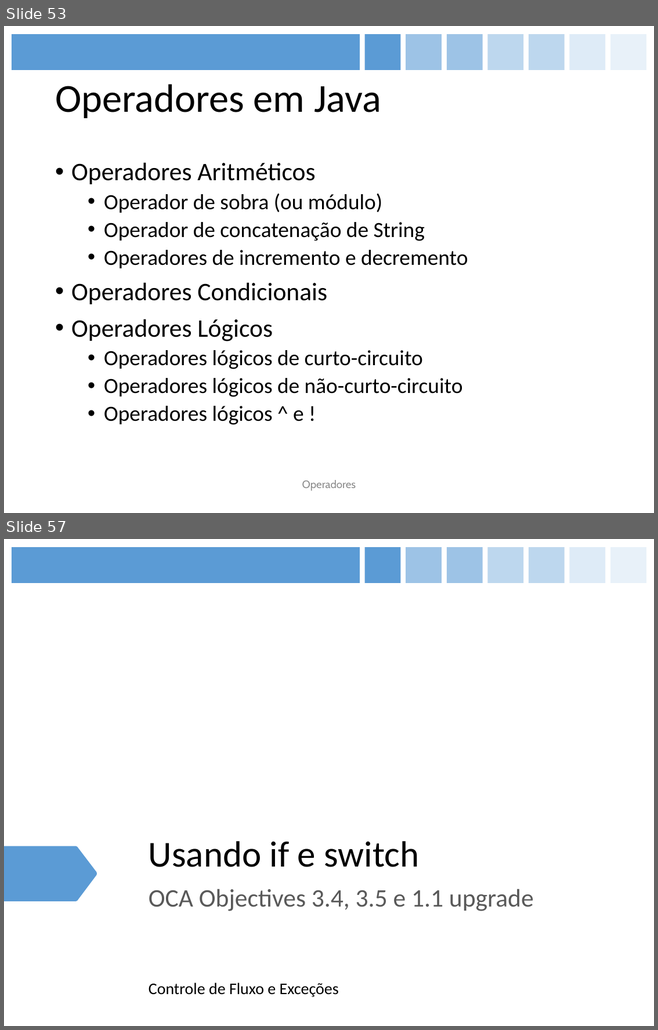
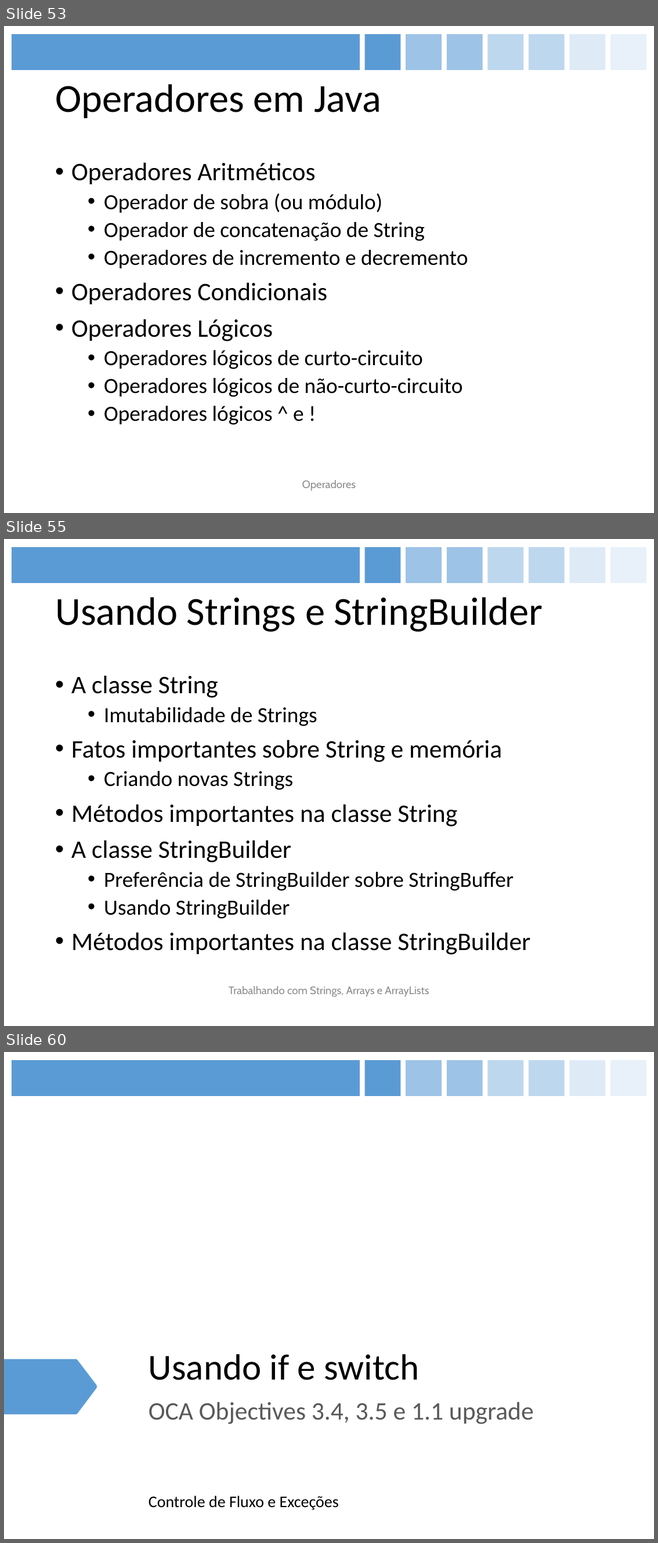
Before and after one commit to figueiredojrr/treinamentoJavaSeOcaAgosto, a slide deck: TreinamentoJavaSeOca/documentos/apresentação/OCA.pptx. Shown one above the other, each under a label of ours: slides 53 and 57 before the commit, slides 53, 55 and 60 after it; the slides between them are not shown. The pictures are 658x1030 and 658x1543 pixels, drawn with LibreOffice and Linux fonts; fonts in the diff are those of the drawing. Boxes give left, top, right and bottom in pixels: in the first picture for what was removed or moved away, otherwise in the second. Text is boxed around its words. In the diff, an @@ line names an element or a change of style, - is before the commit and + after.

```diff
--- a/TreinamentoJavaSeOca/documentos/apresentação/OCA.pptx
+++ b/TreinamentoJavaSeOca/documentos/apresentação/OCA.pptx
@@ slide 55 added at (4,539,654,1026), background #FFFFFF; not listed: 8 template elements that a slide beside it also shows @@
@@ title added at (55,597,543,632), 44 pt, text #000000 @@
+Usando Strings e StringBuilder
@@ text added at (71,675,530,955), 28 pt, text #000000 @@
+• A classe String
+  • Imutabilidade de Strings
+• Fatos importantes sobre String e memória
+  • Criando novas Strings
+• Métodos importantes na classe String
+• A classe StringBuilder
+  • Preferência de StringBuilder sobre StringBuffer
+  • Usando StringBuilder
+• Métodos importantes na classe StringBuilder
@@ text added at (228,986,429,997), 12 pt, text #8C8C8C @@
+Trabalhando com Strings, Arrays e ArrayLists
@@ what was slide 57 is now slide 60 @@
```
Also in this commit, not shown: 3 slides changed, 2 other slides added, 1 other file.
